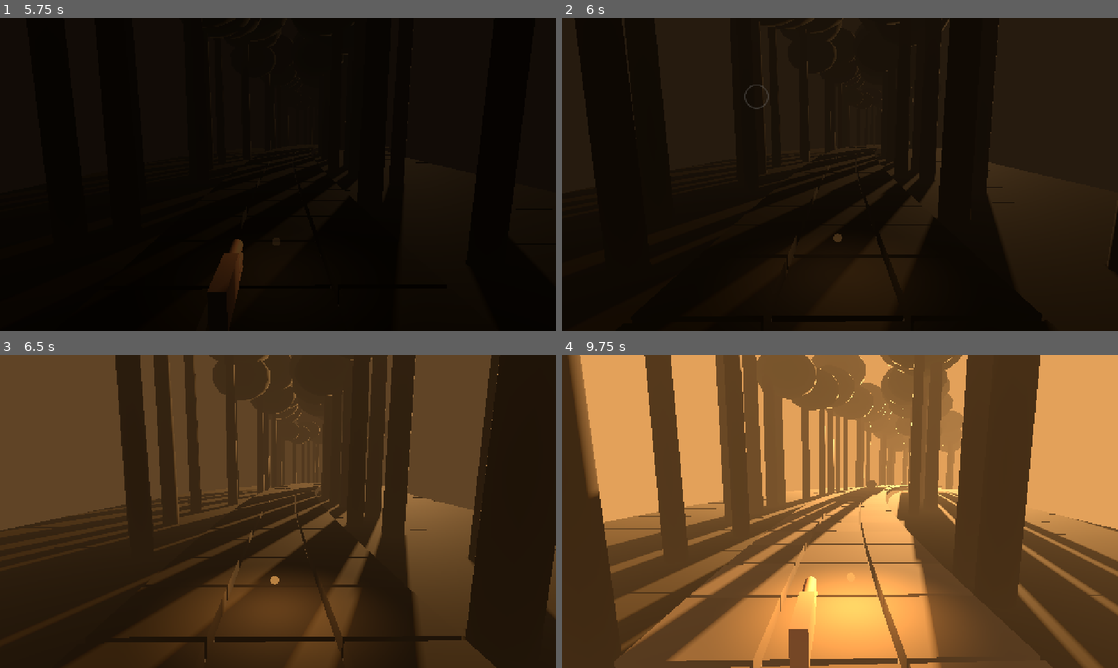
Above: before the commit, frames 1-4 (two rows, left to right).
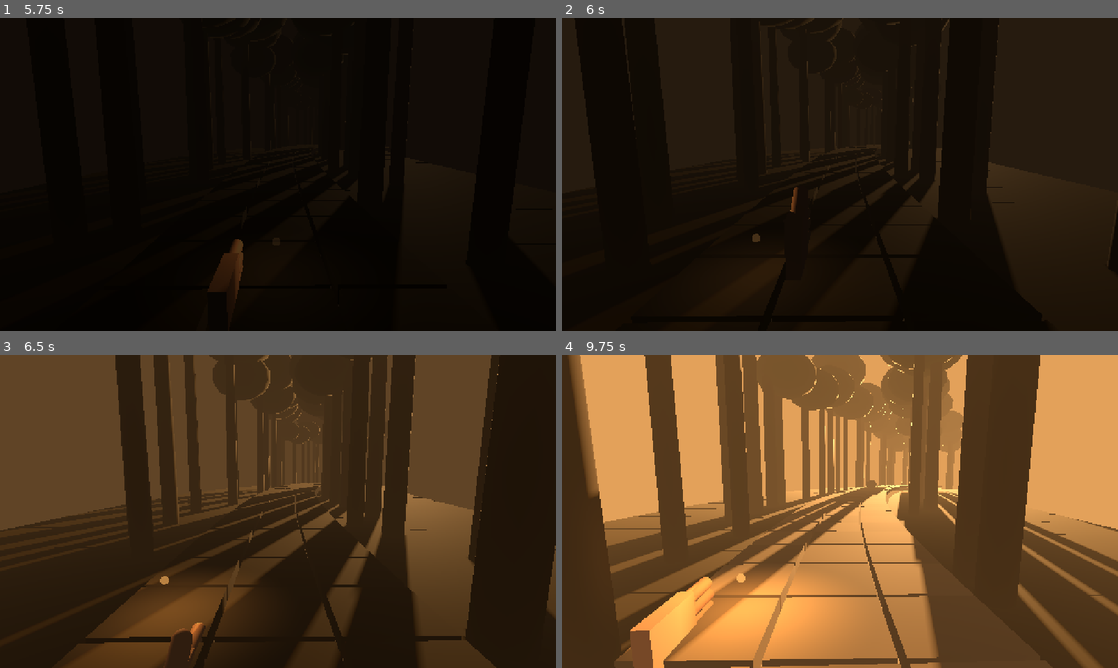
Above: after the commit, the same moments.

Repository: dsickles/Threshold
Game: Godot game, scene res://scenes/chapters/protector/protector.tscn
Two runs of this game, one before a commit and one after it. Both use one fixed random seed, a clock stepped at 60 frames per second and the inputs below. This scene is started directly instead of the project's main scene. Sound files missing from this copy of the repository are replaced by a short silence.
Inputs (mouse positions are in pixels of both pictures, inside the frame that each line leads up to):
- Up to frame 1 (5.75 s): tap Enter at 0.5, 0.6, 2, 2.1, 3.5, 3.6, 5.1 s; move the mouse to (400, 158) at 0.52 s; hold D 0.53-1.25 s; click (400, 158) at 0.67 s; tap Space at 0.77, 1.25, 2.75, 3.77, 4.25 s; drag from (166, 190) to (250, 237) at 1.27 s; move the mouse to (333, 105) at 2.02 s; hold D 2.03-2.75 s; drag from (250, 237) to (111, 127) at 2.77 s; move the mouse to (444, 221) at 3.52 s; hold A 3.53-4.25 s; drag from (111, 127) to (194, 96) at 4.27 s; move the mouse to (305, 174) at 5.02 s; hold S from 5.03 s (still down); click (305, 174) at 5.17 s
- Up to frame 2 (6 s): release S at 5.75 s; drag from (756, 96) to (728, 190) at 5.77 s
- Up to frame 3 (6.5 s): no input
- Up to frame 4 (9.75 s): move the mouse to (962, 495) at 6.52 s; hold W 6.53-7.25 s; tap Enter at 6.6, 8.1, 9.6 s; tap Space at 6.77 s; drag from (728, 527) to (812, 574) at 7.27 s; move the mouse to (895, 442) at 8.02 s; hold S 8.03-8.75 s; drag from (812, 574) to (673, 464) at 8.77 s; move the mouse to (1006, 558) at 9.52 s; hold W from 9.53 s (still down); click (1006, 558) at 9.67 s

Frame 1 is identical in both runs. In frame 2, 0.2% of the frame differs, in the area x 32-51%, y 21-78%; in frame 3, 9.1%; in frame 4, 14%, in the area x 9-72%, y 69-100%.

Commit message:
The Protector: tap left or right to move the light one lane that way (Dan, call 17); phone browser tests given time
Dan's second play: tapping a third of the screen for a lane didn't match
the feel of moving left or right. Now each half moves the light one lane;
two taps, two lanes. Design doc first, then code and tests.

The Protector's phone-size browser tests start nearer their moment and
wait longer; the browser test job gets 75 minutes, as the run's trees,
sun shadow and rain draw slowly in software WebGL.

Co-Authored-By: Claude Opus 5.5 (1M context) <noreply@anthropic.com>
Claude-Session: https://claude.ai/code/session_0168YcNyJZN33tNNxsPkPQPD

Diff:
--- a/game/scenes/chapters/protector/protector_run.gd
+++ b/game/scenes/chapters/protector/protector_run.gd
@@ -1,12 +1,12 @@
 extends Node3D
 ## The Protector's run (DAS-97), in plain gray-box shapes: a small light runs
 ## away from the camera down a trail of square tiles through tall trees, and
-## the father's hand keeps it safe. Tap the left, middle or right third of the
-## screen and the hand moves the light into that lane, out of the way of the
-## stones and branches coming; with a gap in reach the tap also lays the hand
+## the father's hand keeps it safe. Tap the left or right of the screen and
+## the hand moves the light one lane that way, out of the way of the stones
+## and branches coming; with a gap in reach the tap also lays the hand
 ## across it. Seen from behind, like Temple Run; the path bends on its own.
 ## Built from docs/design/the-loss-run-and-car.md (Dan, 2026-10-25, revised
-## after his first play: calls 13 to 16).
+## after his first and second plays: calls 13 to 17).
 ##
 ## Everything follows one fixed timeline (run_plan.gd), the same for every
 ## player: the euphoria, the confusion, the panic, then the fade, where the
@@ -252,14 +252,16 @@
 	return n
 
 
-## A tap at a point on the screen: its third of the screen is the lane.
+## A tap at a point on the screen: the left half moves the light one lane
+## left, the right half one lane right (Dan, 2026-10-25, call 17). From an
+## edge lane, a tap toward that edge leaves it where it is.
 func tap(at: Vector2) -> int:
 	var width := get_viewport().get_visible_rect().size.x
-	var lane_tapped := clampi(floori(at.x / width * 3.0), 0, 2) - 1
-	return tap_lane(lane_tapped, at)
-
-
-## A tap on a lane. The hand moves the light there, and lays itself across a
+	var step := -1 if at.x < width / 2.0 else 1
+	return tap_lane(clampi(_lane + step, -1, 1), at)
+
+
+## A tap that sends the light to a lane. The hand moves the light there, and lays itself across a
 ## gap in reach; returns that gap's index, or -1. A tap that changes nothing
 ## (its own lane, no gap in reach) makes a ripple where it landed and nothing
 ## else: no penalty, no sound of failure. From 3:05 the hand is holding the
@@ -1076,7 +1078,7 @@
 
 
 # The black for the fade-up and the end, and the ripples. Nothing on it can
-# be tapped: the screen's thirds are the lanes. No text, ever.
+# be tapped: each half of the screen moves the light a lane. No text, ever.
 func _build_screen() -> void:
 	var layer := CanvasLayer.new()
 	add_child(layer)
--- a/game/tests/test_protector.gd
+++ b/game/tests/test_protector.gd
@@ -152,15 +152,24 @@
 	check(not _run._hand.visible, "the hand has drawn back out of sight")
 
 
-func test_a_tap_on_the_screen_picks_the_lane_by_its_third() -> void:
+func test_a_tap_on_the_left_or_right_moves_the_light_one_lane_that_way() -> void:
 	_step_to(8.0)
 	var size: Vector2 = _run.get_viewport().get_visible_rect().size
-	tap_at(Vector2(4, size.y / 2.0))  # Through the viewport, like a player.
-	check_eq(_run.lane(), -1, "the left third is the left lane")
-	tap_at(Vector2(size.x - 4, 4))
-	check_eq(_run.lane(), 1, "the right third is the right lane, top to bottom")
-	tap_at(Vector2(size.x / 2.0, size.y - 4))
-	check_eq(_run.lane(), 0, "the middle third is the middle lane")
+	var left := Vector2(4, size.y / 2.0)
+	var right := Vector2(size.x - 4, 4)
+	# Through the viewport, like a player.
+	tap_at(right)
+	check_eq(_run.lane(), 1, "from the middle, a tap on the right goes one lane right")
+	tap_at(right)
+	check_eq(_run.lane(), 1, "already at the right edge: it stays")
+	check_eq(_run.ripple_count(), 1, "and that tap only ripples")
+	tap_at(left)
+	check_eq(_run.lane(), 0, "from the right lane, a tap on the left goes to the middle")
+	tap_at(Vector2(size.x / 2.0 - 1.0, size.y - 4))
+	check_eq(_run.lane(), -1, "just left of the middle counts as the left, top to bottom")
+	tap_at(Vector2(size.x / 2.0 + 1.0, 4))
+	tap_at(right)
+	check_eq(_run.lane(), 1, "two taps on the right move it two lanes")
 
 
 func test_the_father_s_hand_moves_the_light() -> void:
Not shown, changed: .github/workflows/browser-tests.yml
Not shown, changed: docs/design/decision-history.md
Not shown, changed: docs/design/game-architecture.md
Not shown, changed: docs/design/the-loss-run-and-car.md
Not shown, changed: docs/scope.md
Not shown, changed: game/tests/README.md
Not shown, changed: tests/web/specs/protector.spec.ts
